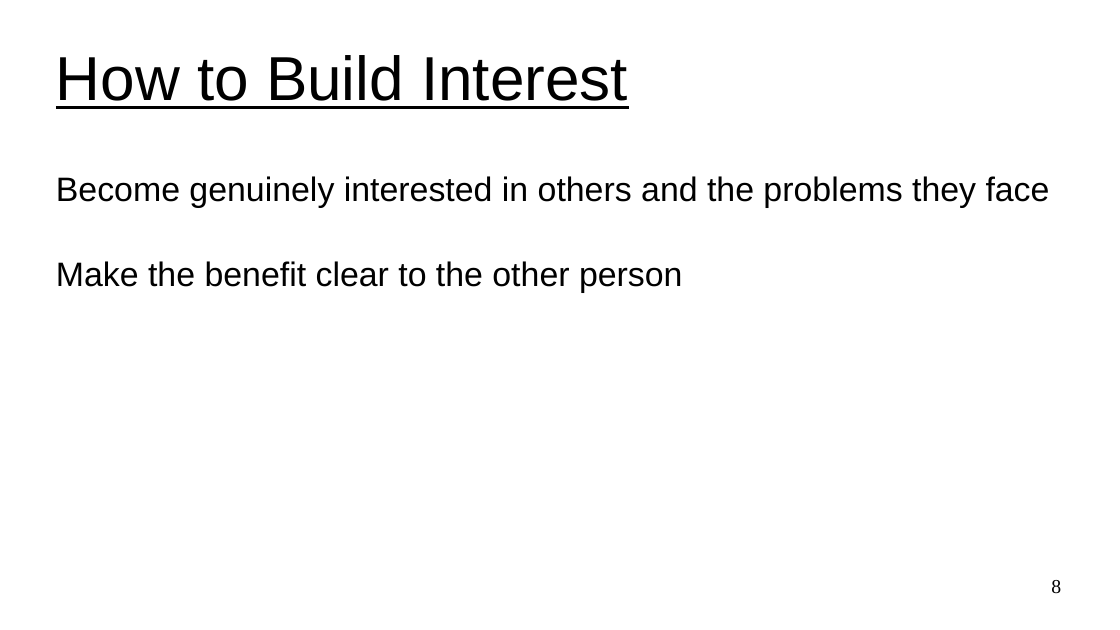
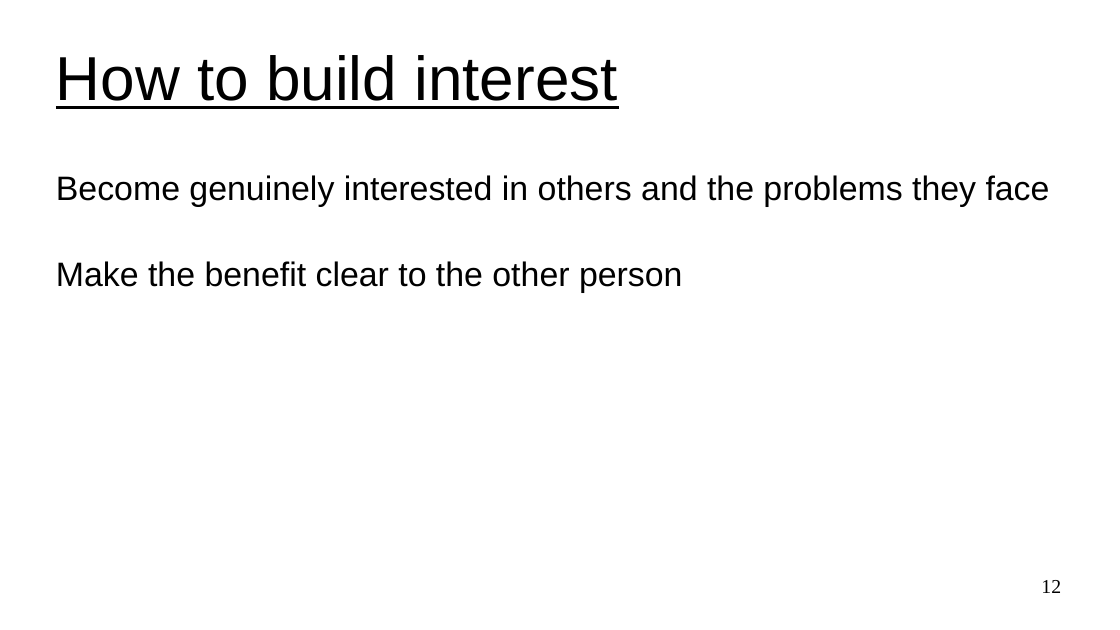
Before and after one commit to UVADS/ds6011, a slide deck: slide 12 of 05_influence.ppt (slide 8 before the commit). Drawn at 1120x630 pixels with LibreOffice and Linux fonts; fonts in the diff are those of the drawing. Boxes give left, top, right and bottom in pixels: in the first picture for what was removed or moved away, otherwise in the second. Text is boxed around its words. In the diff, an @@ line names an element or a change of style, - is before the commit and + after.

```diff
--- a/05_influence.ppt
+++ b/05_influence.ppt
@@ title at (56,55,617,109): text changed @@
-How to Build Interest
+How to build interest
@@ page number at (1041,580,1061,593): text changed @@
-8
+12
```
Also in this commit, not shown: 4 other slides changed, 6 slides added, 2 slides removed, 1 other file.
